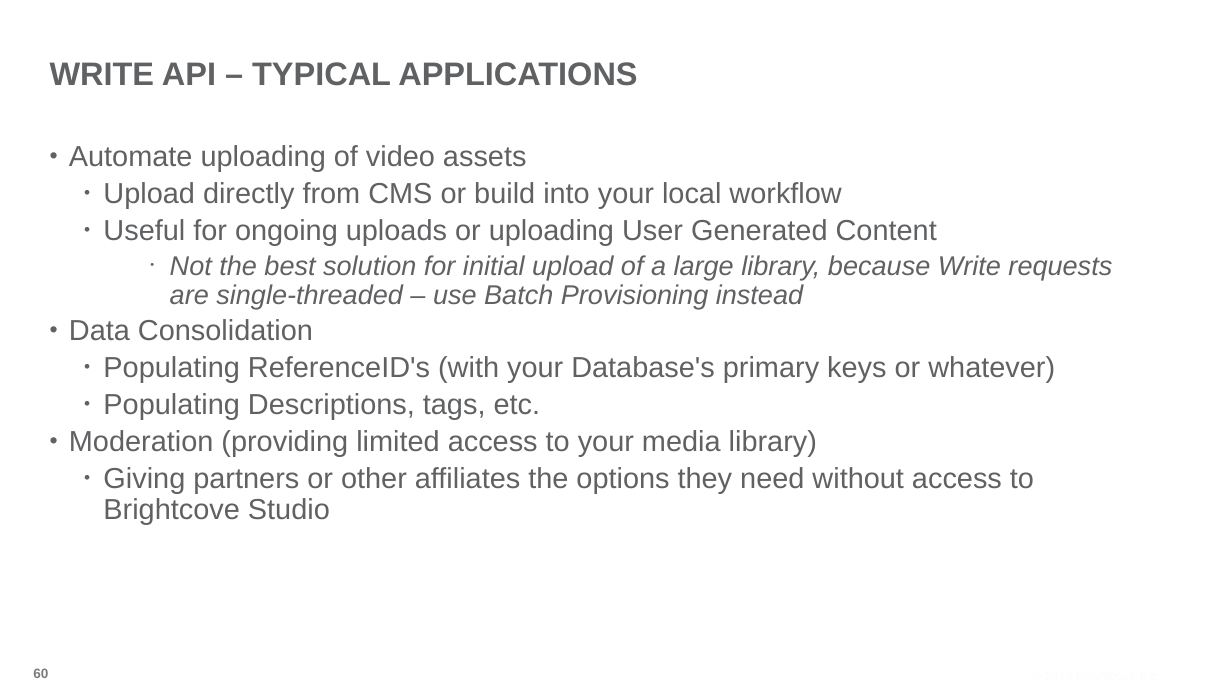
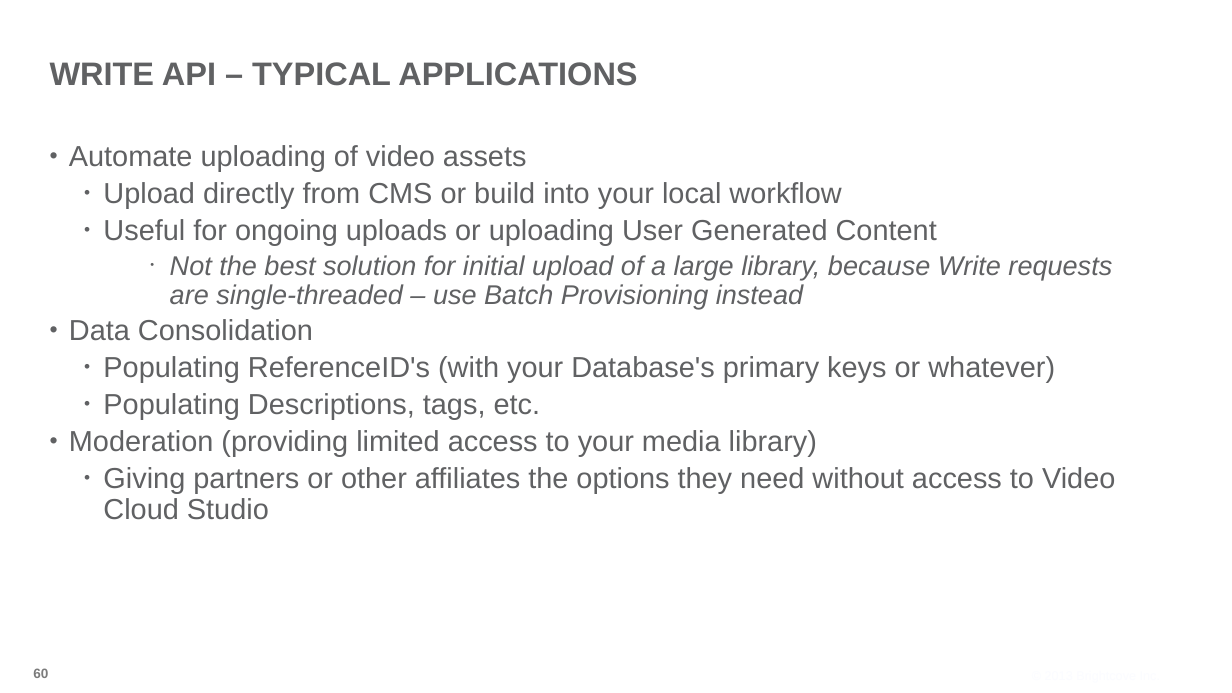
Before and after one commit to BrightcoveLearning/VideoCloudMediaAPI, a slide deck: slide 60 of Slides/developing-media-api-17Dec2013.pptx. Drawn at 1232x693 pixels with LibreOffice and Linux fonts; fonts in the diff are those of the drawing; background and template pictures are left out. Boxes give left, top, right and bottom in pixels: in the first picture for what was removed or moved away, otherwise in the second. Text is boxed around its words. In the diff, an @@ line names an element or a change of style, - is before the commit and + after.

Commit message:
updated "Brightcove Studio" to "Video Cloud Studio"

```diff
--- a/Slides/developing-media-api-17Dec2013.pptx
+++ b/Slides/developing-media-api-17Dec2013.pptx
@@ text at [103,467,1115,520]: text changed @@
-  • Giving partners or other affiliates the options they need without access to Brightcove Studio
+  • Giving partners or other affiliates the options they need without access to Video Cloud Studio
```
Also in this commit, not shown: 2 other files.
